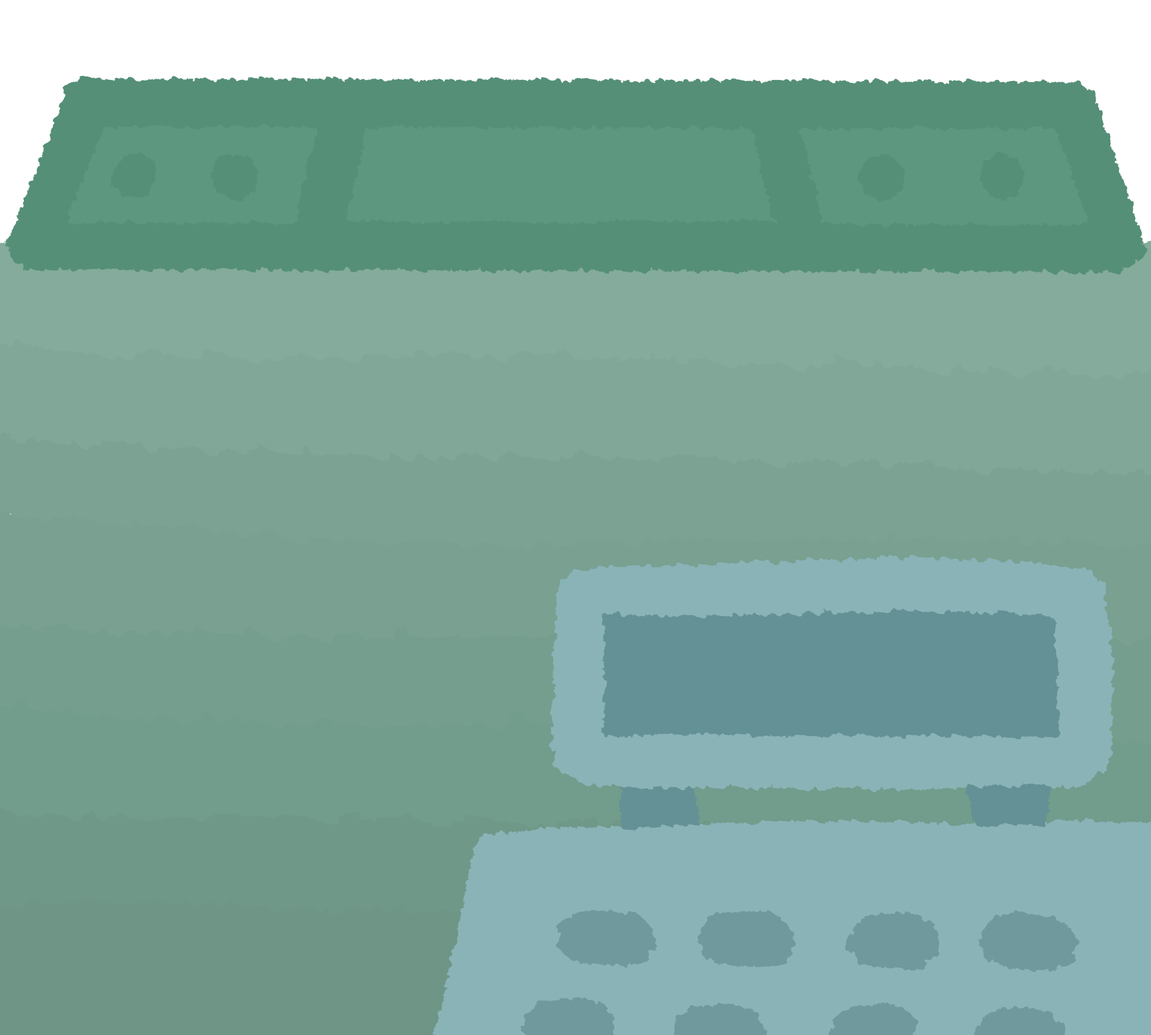
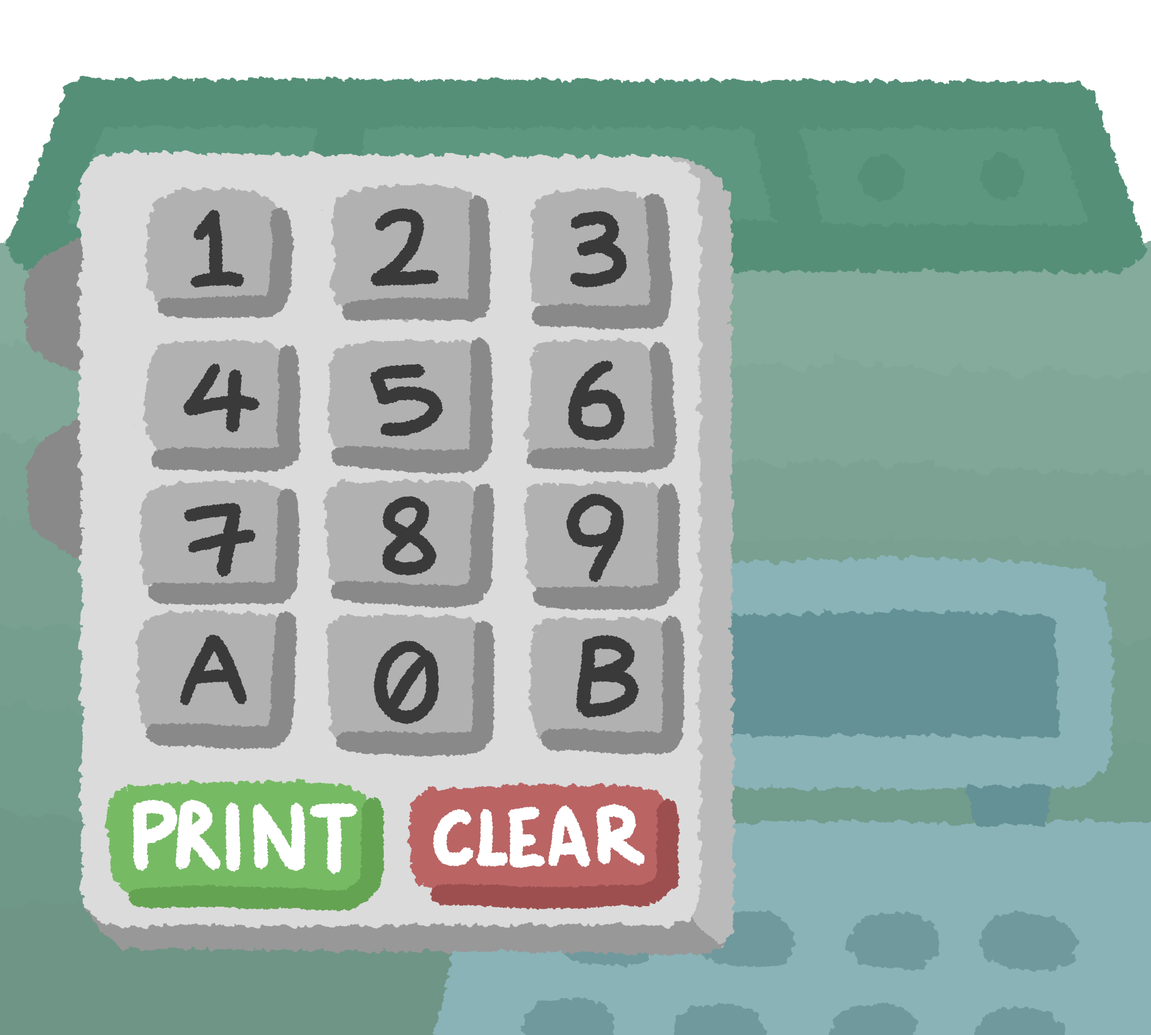
Two versions of the same layered image (1151x1035). Layer-by-layer changes:
added layer "CodeMachine" (1st of 2) above "CodeMachine" over [23,149,736,957]
painted on "BG" over [0,511,25,522]
